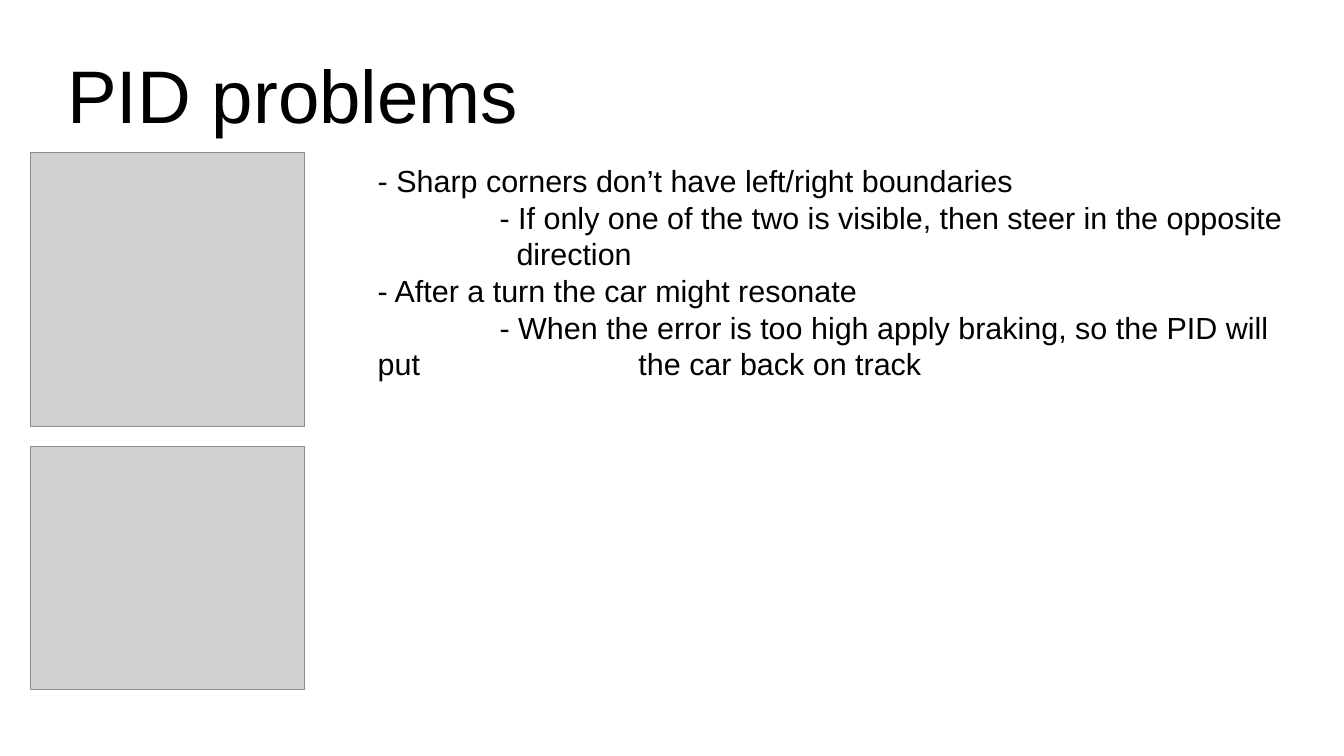
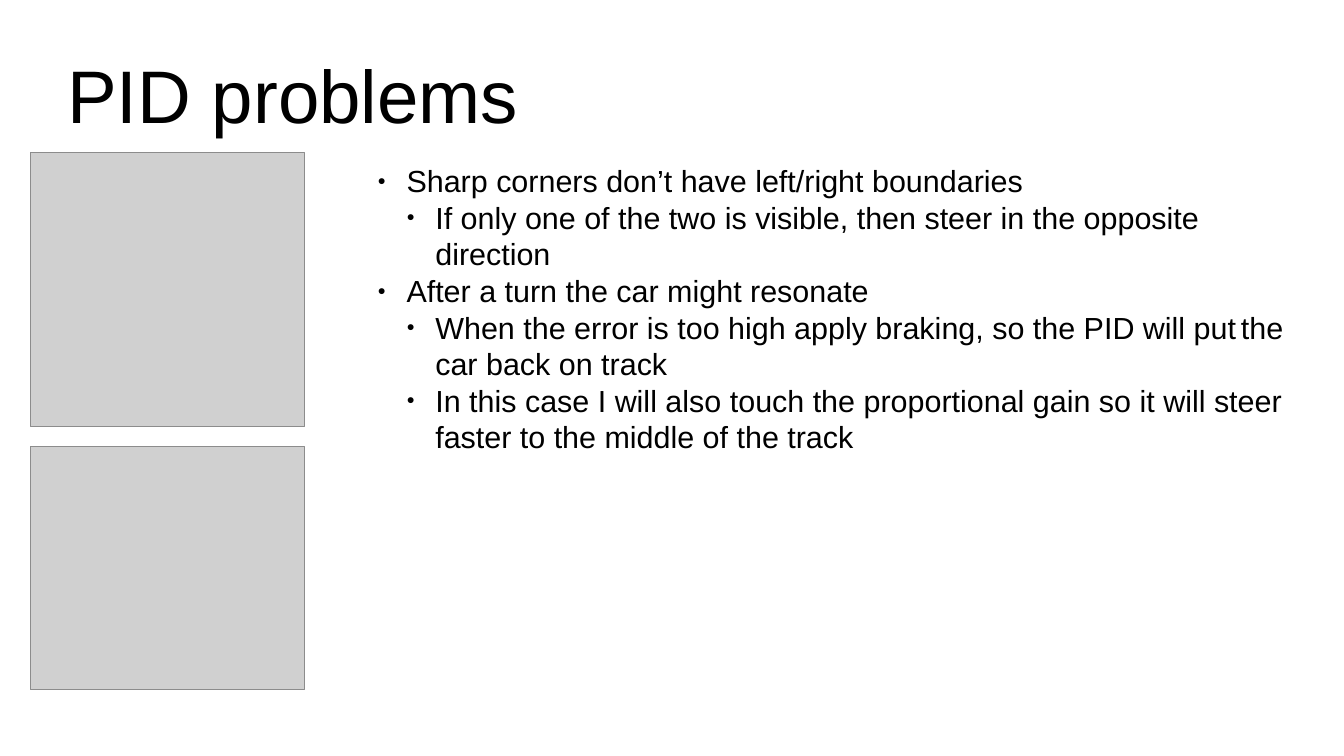
Before and after one commit to albertoZurini/magi, a slide deck: slide 5 of 1_anno/1_semestre/data_driven/proj/pres/Presentation.odp. Drawn at 1344x756 pixels with LibreOffice and Linux fonts; fonts in the diff are those of the drawing; grey boxes stand for pictures. Boxes give left, top, right and bottom in pixels: in the first picture for what was removed or moved away, otherwise in the second. Text is boxed around its words. In the diff, an @@ line names an element or a change of style, - is before the commit and + after.

```diff
--- a/1_anno/1_semestre/data_driven/proj/pres/Presentation.odp
+++ b/1_anno/1_semestre/data_driven/proj/pres/Presentation.odp
@@ text at <box>407,170,1283,449</box>: text changed @@
-- Sharp corners don’t have left/right boundaries
-- If only one of the two is visible, then steer in the opposite direction
-- After a turn the car might resonate
-- When the error is too high apply braking, so the PID will put the car back on track
+● Sharp corners don’t have left/right boundaries
+  ● If only one of the two is visible, then steer in the opposite direction
+● After a turn the car might resonate
+  ● When the error is too high apply braking, so the PID will put the car back on track
+  ● In this case I will also touch the proportional gain so it will steer faster to the middle of the track
```
Also in this commit, not shown: 4 other slides changed, 4 slides added, 1 slide removed, 12 other files.
